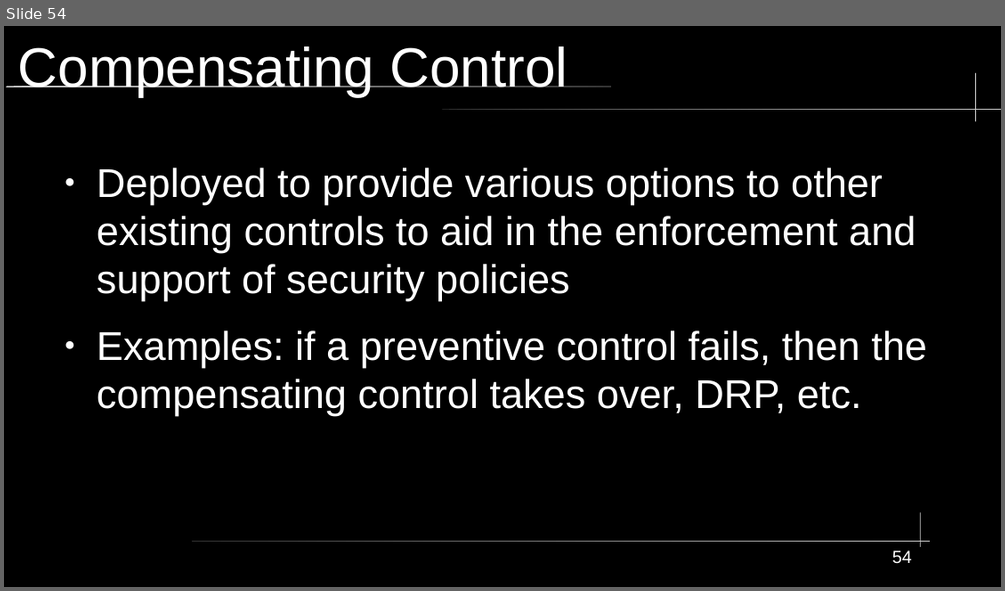
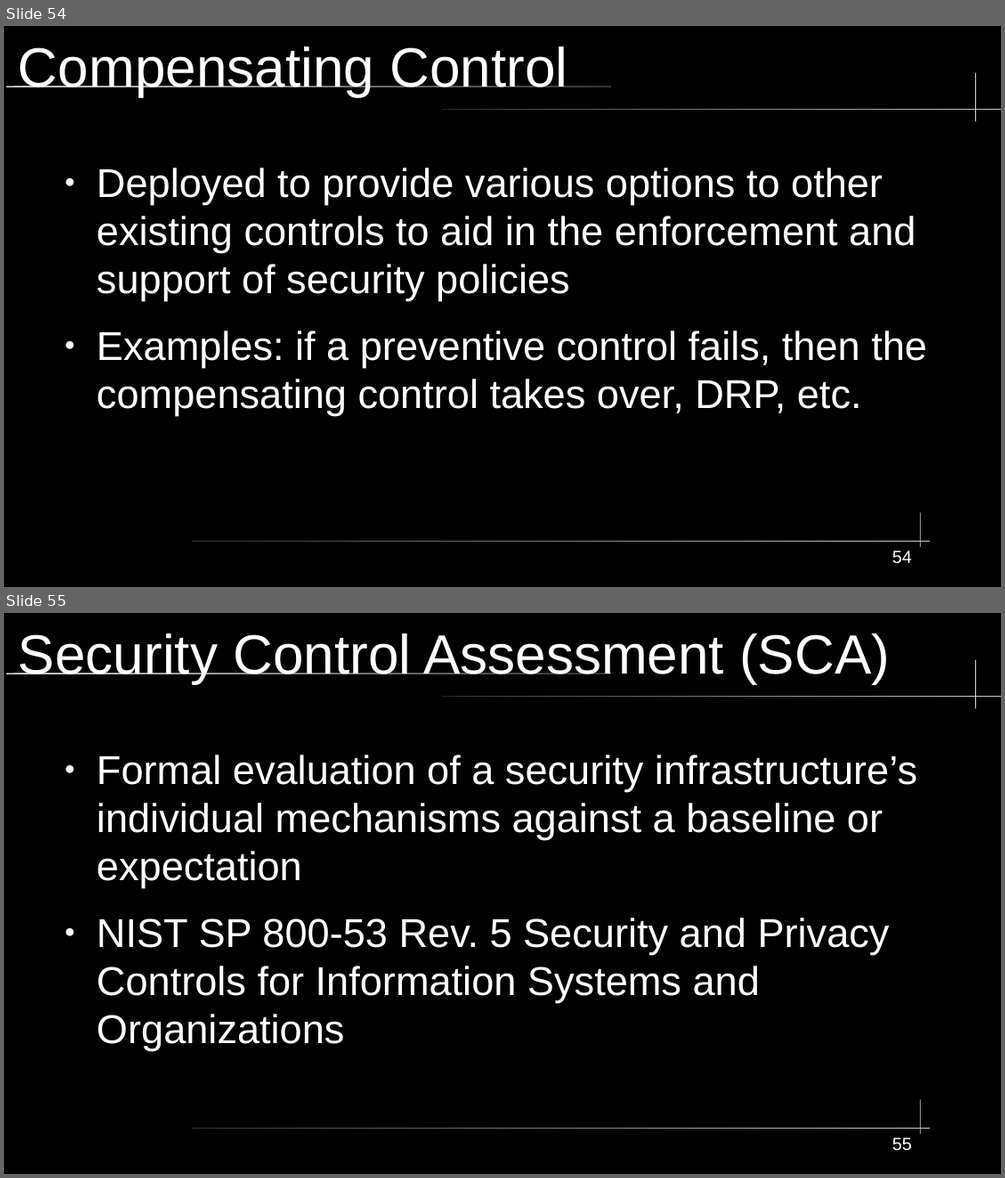
Before and after one commit to City-Colleges-of-Chicago-Cybersecurity/COMPSFI-214, a slide deck: 2026/Spring/powerpoints/Chapter-02-Personnel-Security-and-Risk-Management-Concepts.odp. Shown one above the other, each under a label of ours: slide 54 before the commit, slides 54 and 55 after it. The pictures are 1005x591 and 1005x1178 pixels, drawn with LibreOffice and Linux fonts; fonts in the diff are those of the drawing. Boxes give left, top, right and bottom in pixels: in the first picture for what was removed or moved away, otherwise in the second. Text is boxed around its words. In the diff, an @@ line names an element or a change of style, - is before the commit and + after.

```diff
--- a/2026/Spring/powerpoints/Chapter-02-Personnel-Security-and-Risk-Management-Concepts.odp
+++ b/2026/Spring/powerpoints/Chapter-02-Personnel-Security-and-Risk-Management-Concepts.odp
@@ slide 55 added at bbox=[4, 613, 1001, 1174], background #000000; not listed: 5 template elements that a slide beside it also shows @@
@@ title added at bbox=[18, 633, 890, 684], 44 pt, text #FFFFFF @@
+Security Control Assessment (SCA)
@@ text added at bbox=[97, 755, 917, 1051], 32 pt, text #FFFFFF @@
+● Formal evaluation of a security infrastructure’s individual mechanisms against a baseline or expectation
+● NIST SP 800-53 Rev. 5 Security and Privacy Controls for Information Systems and Organizations
@@ page number added at bbox=[892, 1137, 912, 1151], 14 pt, text #FFFFFF @@
+55
```
Also in this commit, not shown: 20 other slides added.
